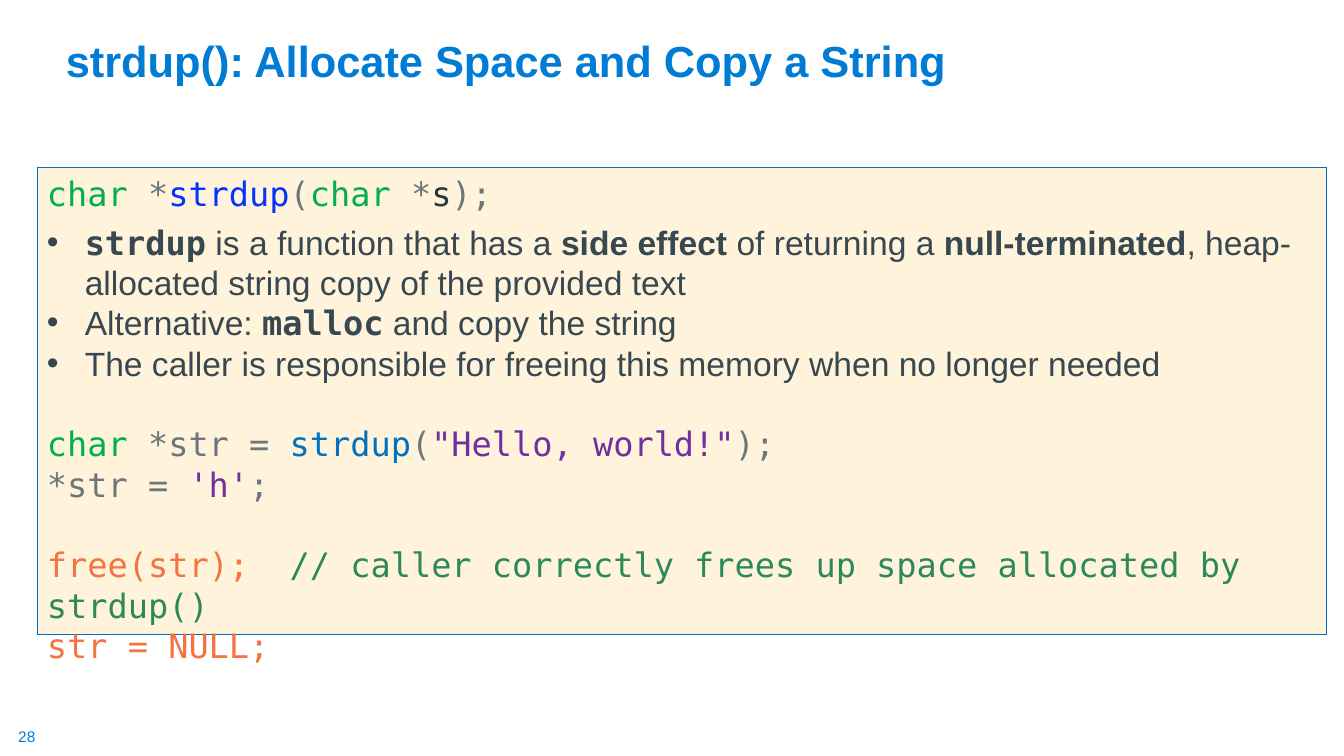
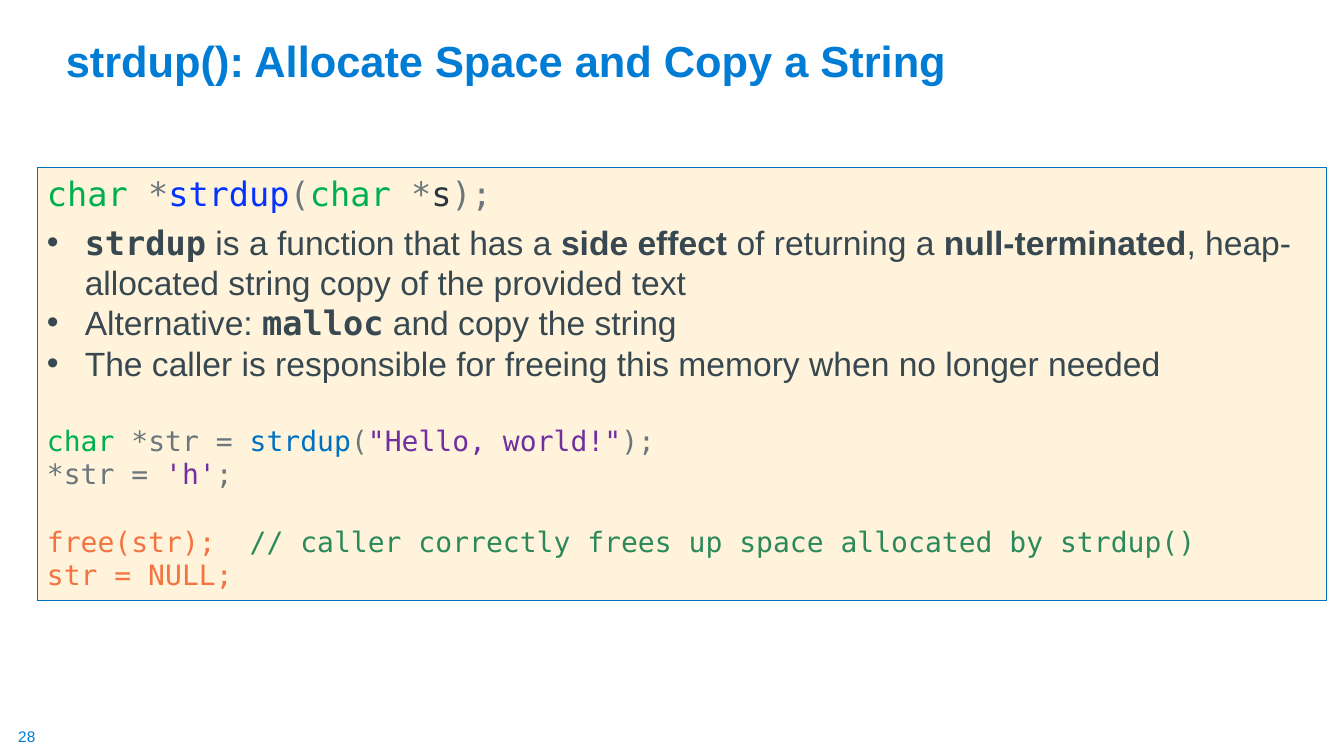
Before and after one commit to cse30-sp24/Muller-Slides, a slide deck: slide 28 of Lecture-8.pptx. Drawn at 1344x756 pixels with LibreOffice and Linux fonts; fonts in the diff are those of the drawing. Boxes give left, top, right and bottom in pixels: in the first picture for what was removed or moved away, otherwise in the second. Text is boxed around its words. In the diff, an @@ line names an element or a change of style, - is before the commit and + after.

```diff
--- a/Lecture-8.pptx
+++ b/Lecture-8.pptx
@@ rectangle "char *strdup(char *s);": place and size @@
-rectangle "char *strdup(char *s);" at (37,168,1327,635)
+rectangle "char *strdup(char *s);" at (37,168,1327,601)
@@ text in rectangle at (47,429,1195,589): size 24 to 20 pt in "char *str = strdup("Hello, world!");", "*str = 'h';", "free(str); // caller correctly frees up space ...", "str = NULL;" @@
```
Also in this commit, not shown: 17 other slides changed, 1 other file.
